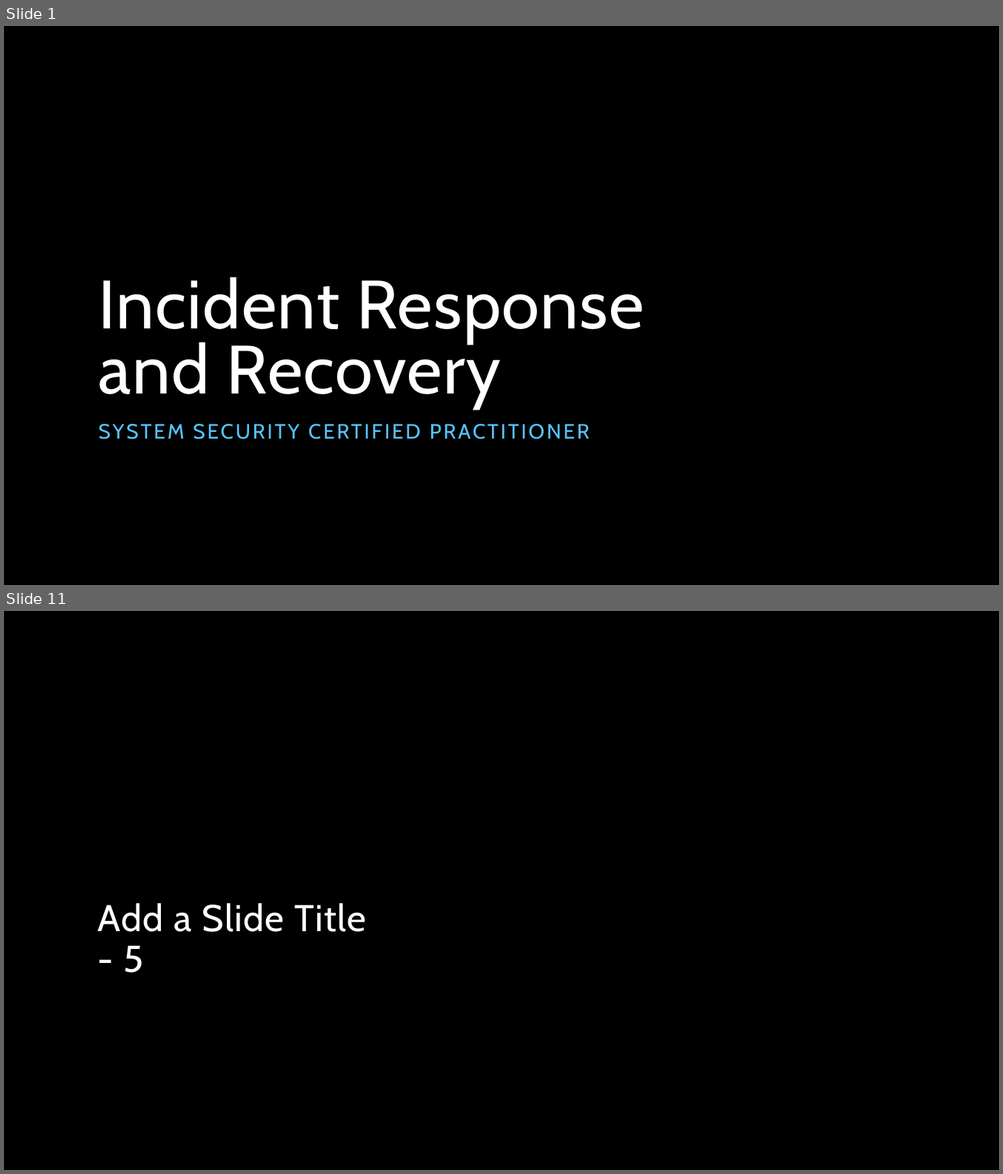
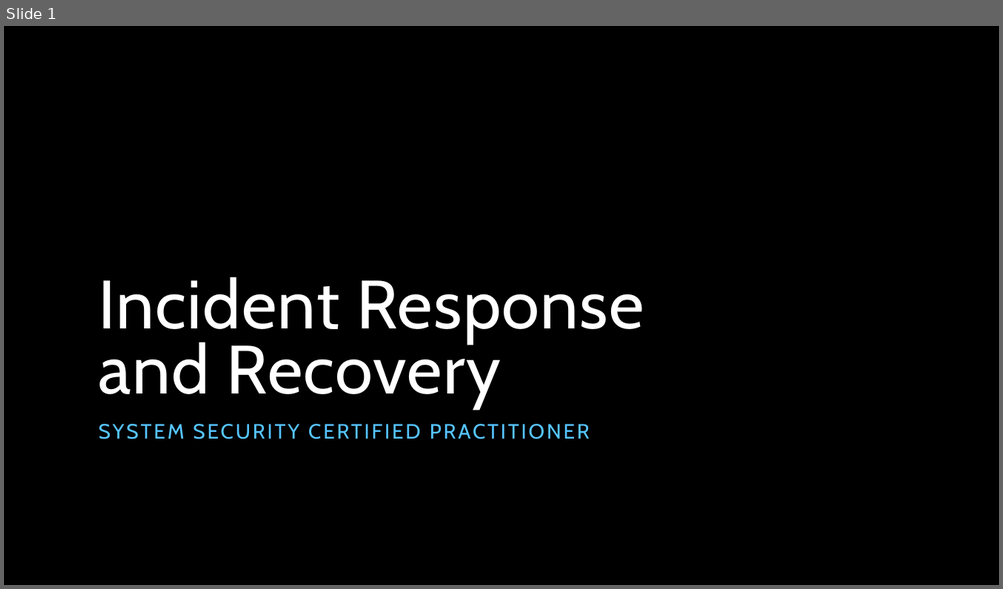
Before and after one commit to keiranwyllie/bootcamp, a slide deck: SSCP - Incident Response.pptx. Shown one above the other, each under a label of ours: slides 1 and 11 before the commit, slide 1 after it; the slides between them are not shown. The pictures are 1003x1174 and 1003x589 pixels, drawn with LibreOffice and Linux fonts; fonts in the diff are those of the drawing; background and template pictures are left out. Boxes give left, top, right and bottom in pixels: in the first picture for what was removed or moved away, otherwise in the second. Text is boxed around its words. In the diff, an @@ line names an element or a change of style, - is before the commit and + after.

```diff
--- a/SSCP - Incident Response.pptx
+++ b/SSCP - Incident Response.pptx
@@ slide 11 removed at [4,611,999,1170], background picture (left out) @@
@@ title removed at [97,903,367,973] @@
-Add a Slide Title - 5
```
Also in this commit, not shown: 1 slide changed, 5 slides added, 8 other slides removed.
